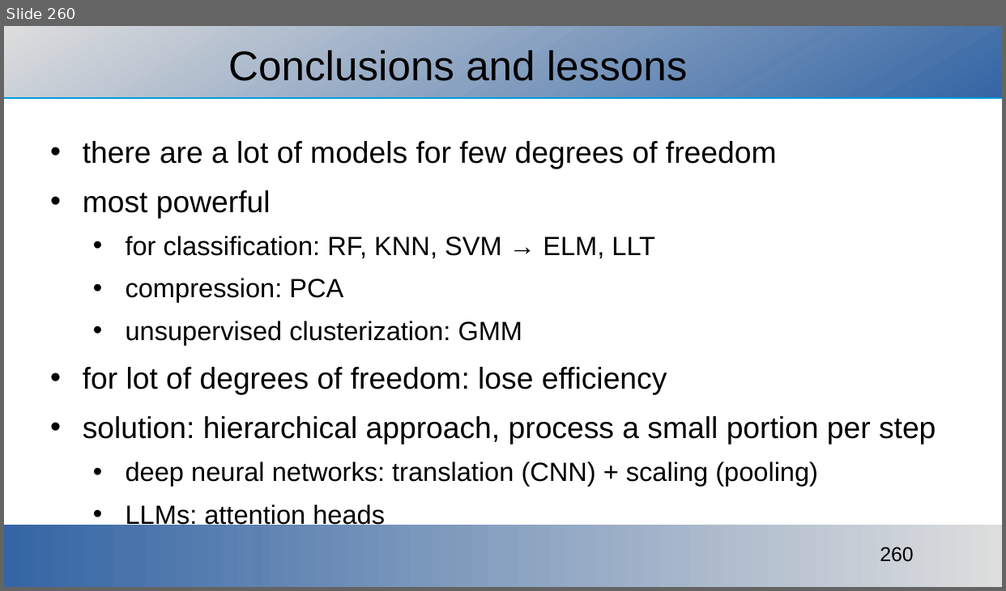
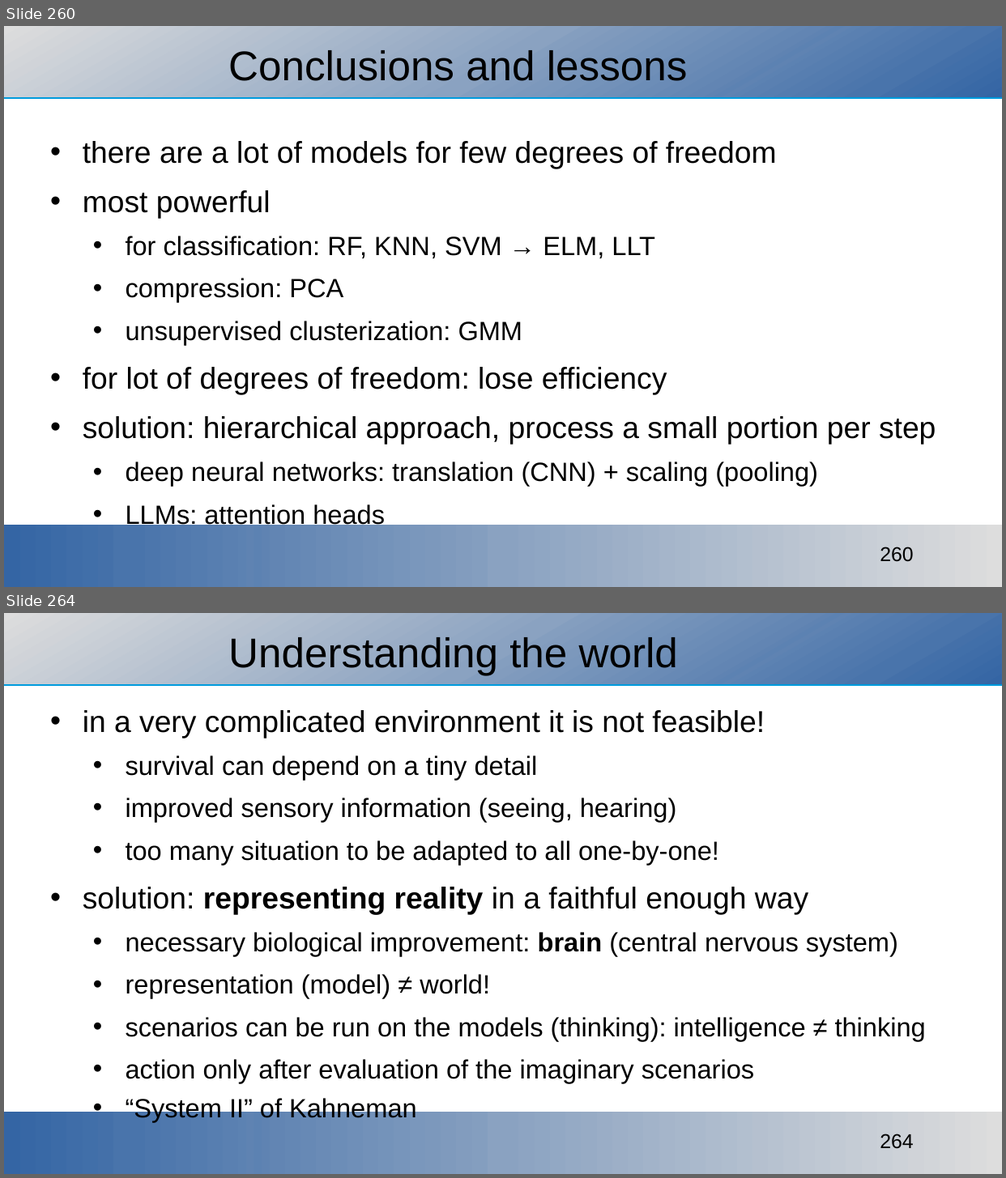
Before and after one commit to ajakovac/ML-in-Practice-I, a slide deck: ML in practice.odp. Shown one above the other, each under a label of ours: slide 260 before the commit, slides 260 and 264 after it; the slides between them are not shown. The pictures are 1006x591 and 1006x1178 pixels, drawn with LibreOffice and Linux fonts; fonts in the diff are those of the drawing; background and template pictures are left out. Boxes give left, top, right and bottom in pixels: in the first picture for what was removed or moved away, otherwise in the second. Text is boxed around its words. In the diff, an @@ line names an element or a change of style, - is before the commit and + after.

```diff
--- a/ML in practice.odp
+++ b/ML in practice.odp
@@ slide 264 added at box(4, 613, 1002, 1174), background #FFFFFF; not listed: 3 template elements that a slide beside it also shows @@
@@ title added at box(228, 637, 678, 675), 33 pt, text #000000 @@
+Understanding the world
@@ text added at box(83, 710, 926, 1122), 21 pt, text #000000 @@
+• in a very complicated environment it is not feasible!
+  • survival can depend on a tiny detail
+  • improved sensory information (seeing, hearing)
+  • too many situation to be adapted to all one-by-one!
+• solution: representing reality in a faithful enough way
+  • necessary biological improvement: brain (central nervous system)
+  • representation (model) ≠ world!
+  • scenarios can be run on the models (thinking): intelligence ≠ thinking
+  • action only after evaluation of the imaginary scenarios
+  • “System II” of Kahneman
```
Also in this commit, not shown: 19 other slides added, 2 other files.
